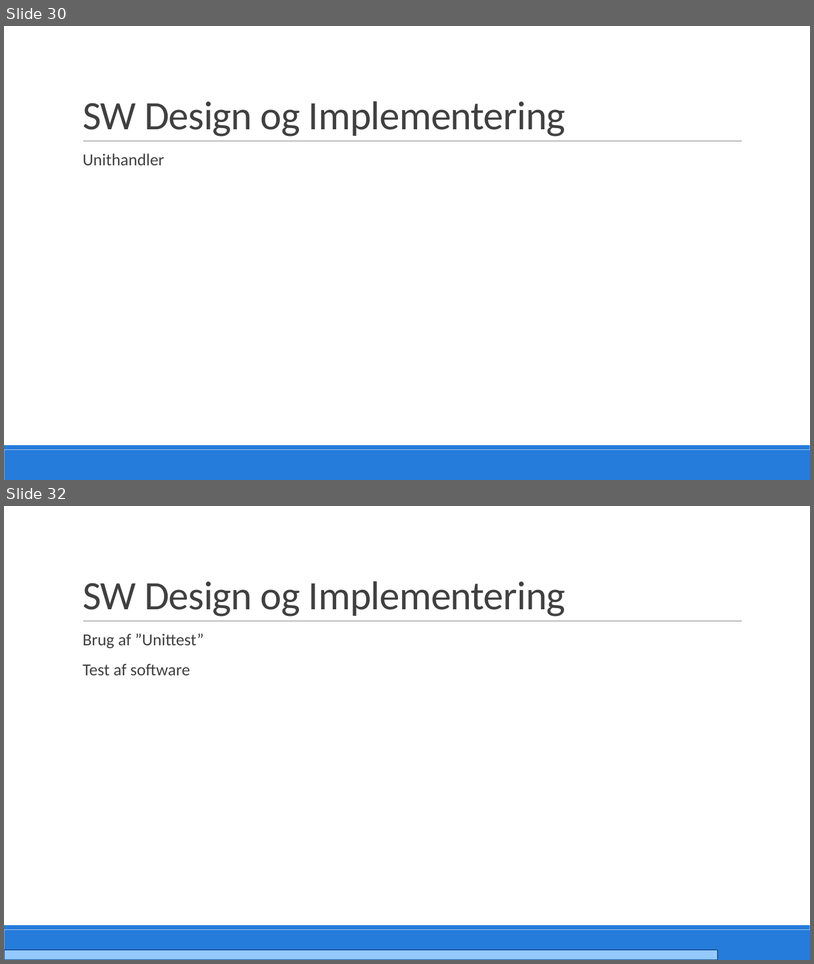
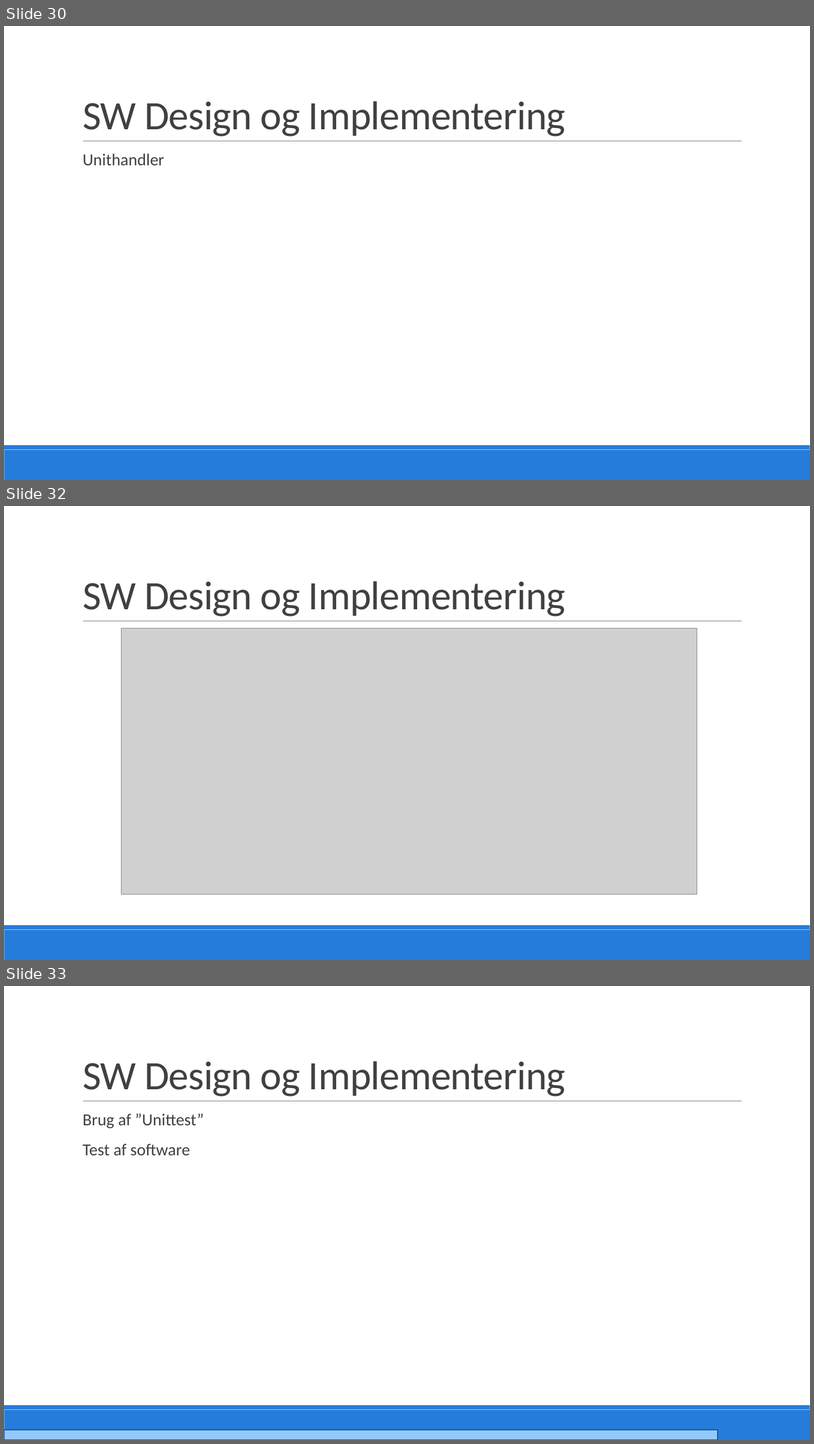
Before and after one commit to PRJ2GR15/Rapport, a slide deck: Fremlæggelse/Fremlæggelse.pptm. Shown one above the other, each under a label of ours: slides 30 and 32 before the commit, slides 30, 32 and 33 after it; the slides between them are not shown. The pictures are 814x964 and 814x1444 pixels, drawn with LibreOffice and Linux fonts; fonts in the diff are those of the drawing; grey boxes stand for pictures. Boxes give left, top, right and bottom in pixels: in the first picture for what was removed or moved away, otherwise in the second. Text is boxed around its words. In the diff, an @@ line names an element or a change of style, - is before the commit and + after.

```diff
--- a/Fremlæggelse/Fremlæggelse.pptm
+++ b/Fremlæggelse/Fremlæggelse.pptm
@@ slide 32 added at (4,506,810,960), background #FFFFFF; not listed: 3 template elements that a slide beside it also shows @@
@@ title added at (83,581,566,616), 48 pt, text #404040 @@
+SW Design og Implementering
@@ picture added at (122,628,698,894) @@
@@ what was slide 32 is now slide 33 @@
```
Also in this commit, not shown: 2 slides changed.
